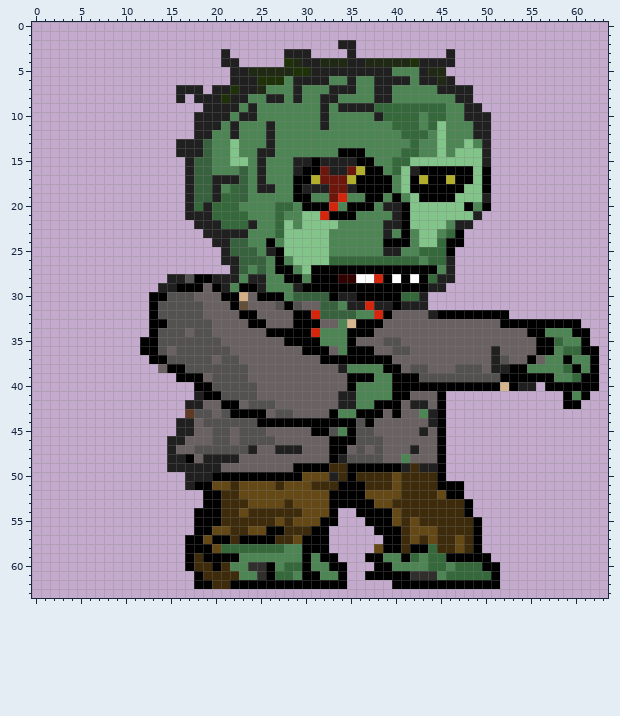
A pixel-art sprite gets an edit: agam/assets/zb1-2.png. The first picture shows the starting point.
The file is 64x64 pixels.
After:
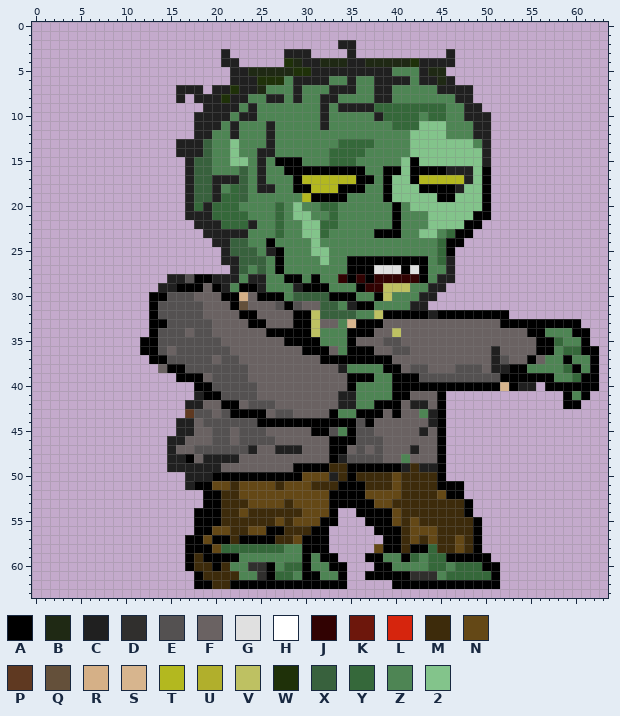
Palette (. is transparent): A #000000  B #1f2914  C #202020  D #302f2d  E #545151  F #6a6262  G #e0e0e0  H #ffffff  J #310202  K #6d170c  L #d6250d  M #3d2b0b  N #644816  P #5f3921  Q #64503a  R #d5b087  S #d7b58e  T #b3b81f  U #b1af2c  V #bec162  W #1f3109  X #38613d  Y #35683a  Z #4e8554  2 #83c48b
Changes in this commit:
y 11: x 43..44 ZY -> 22
y 12: x 41..44 YYYZ -> Z222
y 13: x 34..37 ZZZZ -> YYYY; x 42..44 YZZ -> 222; x 46..47 ZZ -> 22
y 14: x 33..36 ZAAA -> YYYY; x 41..44 YYZZ -> Z222; x 46 Z -> 2
y 15: x 27..37 ZZCCACCCCAA -> AAAZZZYYYZZ; x 40..42 YY2 -> Z2A
y 16: x 28..29 ZC -> AA; x 32..40 KCCKUAAZY -> AAAAAZZAA; x 42 C -> A; x 46..48 AAA -> CCC
y 17: x 30..35 AUKKKU -> TTTTTT; x 38 A -> Z; x 40 Z -> 2; x 43..48 UAAUAA -> TTTTTC
y 18: x 30..35 CCCKKC -> ATTTAA; x 37..38 AA -> ZZ; x 40 Z -> 2; x 42 A -> 2; x 47 A -> C
y 19: x 29..34 AAZZKL -> ZTAAAA; x 37..41 AAZAZ -> ZZA22; x 43..44 AA -> 22; x 50 C -> A
y 20: x 28..33 YZAAAL -> Z2ZZYY; x 35..37 AAA -> ZZZ; x 39..41 CCA -> ZAZ; x 48..49 AZ -> 22
y 21: x 29 Z -> 2; x 31..35 2LAAA -> ZZYZZ; x 40..43 CA22 -> AZZZ; x 49..50 C. -> AA
y 22: x 28 2 -> Z; x 32..33 22 -> YY; x 39..43 CCA22 -> ZAZZZ; x 46..49 ZCC. -> 22AA
y 23: x 28..29 22 -> ZZ; x 32 2 -> Y; x 38..41 ZCZA -> AAAZ; x 48 . -> A
y 24: x 28..30 222 -> ZZZ; x 32 2 -> Z; x 39..41 AAA -> ZZZ; x 43..44 22 -> ZZ
y 25: x 28..30 222 -> ZZZ; x 39..40 CC -> ZZ; x 43..44 YY -> ZZ
y 26: x 29..31 222 -> ZZZ; x 33..44 YYYYYYYYYYZY -> ZZAAAAAAAAAZ
y 27: x 28 A -> Z; x 30..34 2AAAA -> ZZZZZ; x 38..40 AAA -> GGG; x 42 A -> G; x 44 A -> Z
y 28: x 32..33 AA -> ZZ; x 35..42 JHHLAHAH -> AJAJJJJJ; x 44 Y -> Z
y 29: x 33..35 AAA -> ZZZ; x 37..43 AAAAAAA -> JJVVVZZ
y 30: x 34..37 CCAA -> AAZZ; x 39..42 AAYY -> VZZZ; x 44 . -> C
y 31: x 36..41 CLCCAC -> AAZZZZ
y 32: x 31 L -> V; x 38 L -> V; x 40..43 FFFF -> AAAA
y 33: x 31 A -> V
y 34: x 31 L -> V; x 40 F -> V
Pixel boxes of the changes (left, top, right, bottom) in both pictures:
changed: (275, 121, 491, 337)
